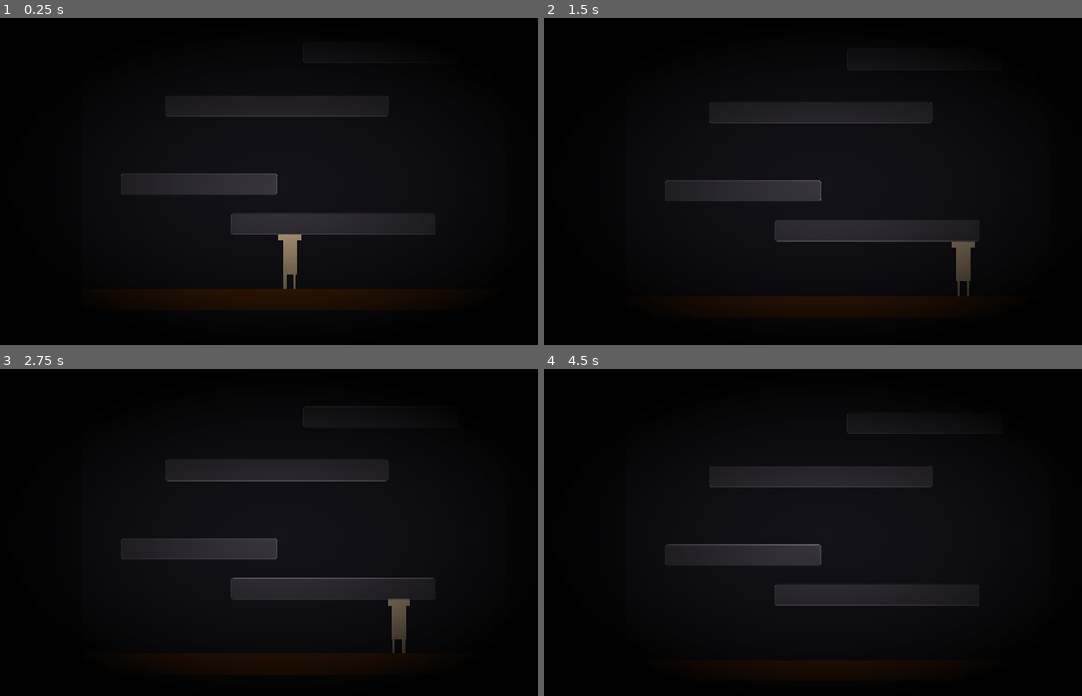
Above: before the commit, frames 1-4 (two rows, left to right).
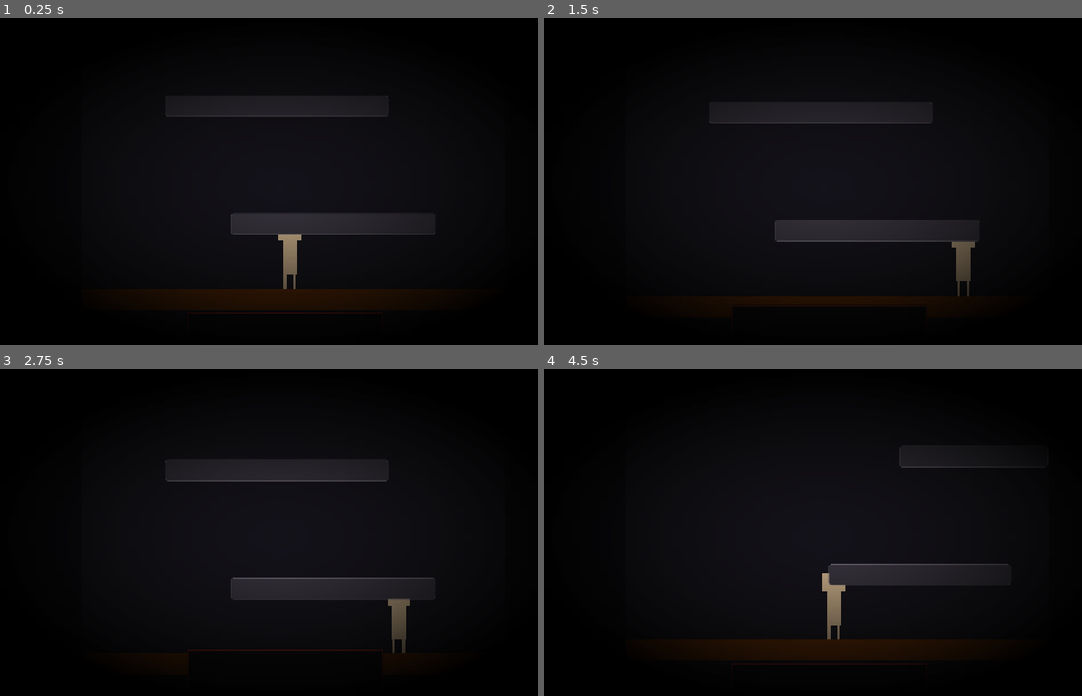
Above: after the commit, the same moments.

Repository: NileKnight1/firey-tower
Game: Godot game, scene res://scenes/game.tscn
Two runs of this game, one before a commit and one after it. Both use one fixed random seed, a clock stepped at 60 frames per second and the inputs below.
Inputs (mouse positions are in pixels of both pictures, inside the frame that each line leads up to):
- Up to frame 1 (0.25 s): no input
- Up to frame 2 (1.5 s): tap Enter at 0.5 s; move the mouse to (963, 165) at 0.52 s; hold D (right) from 0.53 s (still down); tap Alt at 0.6 s; click (963, 165) at 0.67 s; tap Space (jump) at 0.77 s; move the mouse to (716, 197) at 1.27 s; tap Shift at 1.35 s; click (716, 197) at 1.42 s
- Up to frame 3 (2.75 s): tap Space (jump) at 1.52 s; move the mouse to (349, 460) at 2.02 s; release D (right) at 2.03 s; hold A (left) from 2.03 s (still down); tap Alt at 2.1 s; click (349, 460) at 2.17 s
- Up to frame 4 (4.5 s): move the mouse to (807, 597) at 2.77 s; release A (left) at 2.78 s; hold D (right) 2.78-4.25 s; tap Shift at 2.85 s; click (807, 597) at 2.92 s; tap Space (jump) at 3.02, 3.77 s; move the mouse to (1012, 581) at 3.52 s; tap Alt at 3.6 s; click (1012, 581) at 3.67 s; click (560, 375) at 4.25 s, where only the run after the commit has a clickable "Restart?"

The runs differ from the first frame. In frame 1, 1.4% of the frame differs, in the area x 22-65%, y 47-91%; in frame 2, 1.3%; in frame 3, 1.7%; in frame 4, 5.1%, in the area x 22-87%, y 18-87%.

Commit message:
Added a monster that follows the camera

Diff:
--- a/scenes/game.tscn
+++ b/scenes/game.tscn
@@ -3,6 +3,7 @@
 [ext_resource type="PackedScene" uid="uid://b6ogvuo75hhqo" path="res://scenes/player.tscn" id="1_uwrxv"]
 [ext_resource type="Script" uid="uid://df7ij78w1ehta" path="res://scripts/game.gd" id="1_yqjtg"]
 [ext_resource type="PackedScene" uid="uid://geicme1buxfk" path="res://scenes/panel.tscn" id="3_lnu2h"]
+[ext_resource type="PackedScene" uid="uid://d0ev6ypxpkbyb" path="res://scenes/monster.tscn" id="4_lbhrr"]
 
 [sub_resource type="StyleBoxFlat" id="StyleBoxFlat_vlew8"]
 bg_color = Color(0.039215688, 0.039215688, 0.05882353, 1)
@@ -43,6 +44,11 @@
 
 [node name="map" type="Node2D" parent="." unique_id=883867108]
 
+[node name="monster" parent="." unique_id=262449131 instance=ExtResource("4_lbhrr")]
+z_index = 1
+position = Vector2(-37, 917)
+scale = Vector2(2.6534734, 2.6534734)
+
 [node name="cam" type="Camera2D" parent="." unique_id=1901883951]
 position = Vector2(-19, 66)
 position_smoothing_enabled = true
@@ -69,29 +75,17 @@
 [node name="player" parent="." unique_id=1128796239 instance=ExtResource("1_uwrxv")]
 position = Vector2(-42, 143)
 
-[node name="platforms" type="Node2D" parent="." unique_id=2060272257]
-
-[node name="Panel" parent="platforms" unique_id=1587618924 instance=ExtResource("3_lnu2h")]
+[node name="Panel3" parent="." unique_id=1587618924 instance=ExtResource("3_lnu2h")]
 offset_left = -480.0
 offset_right = -433.758
 scale = Vector2(1, 2.713684)
 theme_override_styles/panel = SubResource("StyleBoxFlat_lnu2h")
 
+[node name="platforms" type="Node2D" parent="." unique_id=2060272257]
+
 [node name="dif" type="Timer" parent="." unique_id=640891644]
 wait_time = 10.0
 autostart = true
-
-[node name="Panel" parent="." unique_id=1468171826 instance=ExtResource("3_lnu2h")]
-offset_left = -393.0
-offset_top = 92.0
-offset_right = -346.758
-offset_bottom = 435.28247
-
-[node name="Panel2" parent="." unique_id=1027839381 instance=ExtResource("3_lnu2h")]
-offset_left = 7.0
-offset_top = -198.0
-offset_right = 53.242004
-offset_bottom = 145.28247
 
 [node name="CanvasLayer" type="CanvasLayer" parent="." unique_id=1106860455]
 
@@ -105,7 +99,8 @@
 mouse_filter = 2
 theme_override_styles/panel = SubResource("StyleBoxTexture_p57ef")
 
-[node name="Panel4" type="Panel" parent="CanvasLayer" unique_id=658490564]
+[node name="vig" type="Panel" parent="CanvasLayer" unique_id=658490564]
+visible = false
 offset_left = 0.947359
 offset_top = 718.78296
 offset_right = 722.93787
@@ -114,4 +109,10 @@
 mouse_filter = 2
 theme_override_styles/panel = SubResource("StyleBoxTexture_vlew8")
 
+[node name="restart" type="Button" parent="CanvasLayer" unique_id=1893723712]
+offset_right = 8.0
+offset_bottom = 8.0
+text = "Restart?"
+
 [connection signal="timeout" from="dif" to="." method="_on_dif_timeout"]
+[connection signal="pressed" from="CanvasLayer/restart" to="." method="_on_restart_pressed"]
--- /dev/null
+++ b/scenes/monster.tscn
@@ -0,0 +1,130 @@
+[gd_scene format=3 uid="uid://d0ev6ypxpkbyb"]
+
+[sub_resource type="StyleBoxFlat" id="StyleBoxFlat_1cbnp"]
+bg_color = Color(0.039215688, 0.039215688, 0.039215688, 1)
+border_width_left = 1
+border_width_top = 1
+border_width_right = 1
+border_width_bottom = 1
+border_color = Color(0.5411765, 0.12156863, 0.12156863, 1)
+shadow_size = 1
+
+[sub_resource type="StyleBoxFlat" id="StyleBoxFlat_0035k"]
+bg_color = Color(0.039215688, 0.039215688, 0.039215688, 1)
+border_width_left = 1
+border_width_right = 1
+border_color = Color(0.5411765, 0.12156863, 0.12156863, 1)
+
+[node name="monster" type="Node2D" unique_id=262449131]
+
+[node name="Panel" type="Panel" parent="." unique_id=1589934481]
+offset_left = -79.0
+offset_top = -105.0
+offset_right = 83.0
+offset_bottom = -56.0
+mouse_filter = 2
+theme_override_styles/panel = SubResource("StyleBoxFlat_1cbnp")
+
+[node name="Panel5" type="Panel" parent="." unique_id=1217392559]
+offset_left = -23.0
+offset_top = -59.0
+offset_right = 27.0
+offset_bottom = -10.0
+mouse_filter = 2
+theme_override_styles/panel = SubResource("StyleBoxFlat_1cbnp")
+
+[node name="Panel6" type="Panel" parent="." unique_id=541350242]
+offset_left = -23.0
+offset_top = -32.0
+offset_right = 27.0
+offset_bottom = 17.0
+rotation = 0.04172747
+mouse_filter = 2
+theme_override_styles/panel = SubResource("StyleBoxFlat_1cbnp")
+
+[node name="Panel7" type="Panel" parent="." unique_id=1837084875]
+offset_left = -27.0
+offset_top = 4.0
+offset_right = 23.0
+offset_bottom = 53.0
+rotation = -0.21890129
+mouse_filter = 2
+theme_override_styles/panel = SubResource("StyleBoxFlat_1cbnp")
+
+[node name="Panel8" type="Panel" parent="." unique_id=1974590173]
+offset_left = -23.999998
+offset_top = 18.0
+offset_right = 26.000002
+offset_bottom = 67.0
+rotation = 0.2617994
+mouse_filter = 2
+theme_override_styles/panel = SubResource("StyleBoxFlat_1cbnp")
+
+[node name="Panel9" type="Panel" parent="." unique_id=797020339]
+offset_left = -28.999996
+offset_top = 55.0
+offset_right = 21.000004
+offset_bottom = 104.0
+rotation = -0.2617994
+mouse_filter = 2
+theme_override_styles/panel = SubResource("StyleBoxFlat_1cbnp")
+
+[node name="Panel10" type="Panel" parent="." unique_id=622177631]
+offset_left = -23.999998
+offset_top = 65.0
+offset_right = 26.000002
+offset_bottom = 114.0
+rotation = 0.2617994
+mouse_filter = 2
+theme_override_styles/panel = SubResource("StyleBoxFlat_1cbnp")
+
+[node name="Panel11" type="Panel" parent="." unique_id=1855223127]
+offset_left = -28.999996
+offset_top = 102.0
+offset_right = 21.000004
+offset_bottom = 151.0
+rotation = -0.2617994
+mouse_filter = 2
+theme_override_styles/panel = SubResource("StyleBoxFlat_1cbnp")
+
+[node name="Panel12" type="Panel" parent="." unique_id=2096202200]
+offset_left = -23.999998
+offset_top = 112.0
+offset_right = 26.000002
+offset_bottom = 161.0
+rotation = 0.2617994
+mouse_filter = 2
+theme_override_styles/panel = SubResource("StyleBoxFlat_1cbnp")
+
+[node name="Panel13" type="Panel" parent="." unique_id=868435651]
+offset_left = -28.999996
+offset_top = 149.0
+offset_right = 21.000004
+offset_bottom = 198.0
+rotation = -0.2617994
+mouse_filter = 2
+theme_override_styles/panel = SubResource("StyleBoxFlat_1cbnp")
+
+[node name="Panel4" type="Panel" parent="." unique_id=1580225635]
+offset_left = -79.0
+offset_top = -211.0
+offset_right = 83.0
+offset_bottom = -164.0
+mouse_filter = 2
+theme_override_styles/panel = SubResource("StyleBoxFlat_1cbnp")
+
+[node name="Panel2" type="Panel" parent="." unique_id=1933794300]
+offset_left = -79.0
+offset_top = -165.0
+offset_right = -38.0
+offset_bottom = -104.0
+mouse_filter = 2
+theme_override_styles/panel = SubResource("StyleBoxFlat_0035k")
+
+[node name="Panel3" type="Panel" parent="." unique_id=2132132701]
+offset_left = 42.0
+offset_top = -165.0
+offset_right = 83.0
+offset_bottom = -104.0
+mouse_filter = 2
+theme_override_styles/panel = SubResource("StyleBoxFlat_0035k")
--- a/scripts/game.gd
+++ b/scripts/game.gd
@@ -5,6 +5,21 @@
 	start_game()
 
 func start_game():
+	$CanvasLayer/vig.visible = 1
+	$CanvasLayer/restart.visible = 0
+	$monster.position.y = 917.0
+	$cam.position = Vector2(-19.0, 66)
+	$player.position = Vector2(-42, 143)
+
+	cam_move_speed = 0.2
+	good = 0
+	cur_y = 180
+
+	for i in $platforms.get_children():
+		i.queue_free()
+
+
+
 	game_running = 1
 	spawn_apply()
 
@@ -19,14 +34,27 @@
 func _process(delta: float) -> void:
 	if !game_running: return
 	$cam.position.y -= cam_move_speed
+	$monster.position.y -= cam_move_speed*2
+
 
 	if ($cam.position.y - $player.position.y) > 100:
 		good = 1
 		var temp = $cam.position.y
+
 		var tween = create_tween()
 		tween.tween_property($cam, "position:y", temp-70, 0.3)
 	else:
 		good = 0
+
+	if ($monster.position.y - $player.position.y) > 1000:
+		good = 1
+		var temp = $monster.position.y
+
+		var tween = create_tween()
+		tween.tween_property($monster, "position:y", temp-350, 0.15)
+	else:
+		good = 0
+
 
 	#print(good)
 	#print(cur_y)
@@ -34,7 +62,7 @@
 
 	if abs(cur_y-$cam.position.y) < 500:
 		spawn_platform()
-	#print($platforms.get_child_count())
+	print($platforms.get_child_count())
 	if $platforms.get_child_count() > 10:
 		$platforms.get_child(0).queue_free()
 
@@ -48,6 +76,7 @@
 var game_running = 0
 
 func game_over():
+	$CanvasLayer/restart.visible = 1
 	game_running = 0
 
 var cur_y = 180
@@ -81,3 +110,6 @@
 func _on_dif_timeout() -> void:
 	#cam_move_speed += 0.4
 	pass
+
+func _on_restart_pressed() -> void:
+	start_game()
Empty file added: scenes/script.gd
Not shown, added: scenes/script.gd.uid
